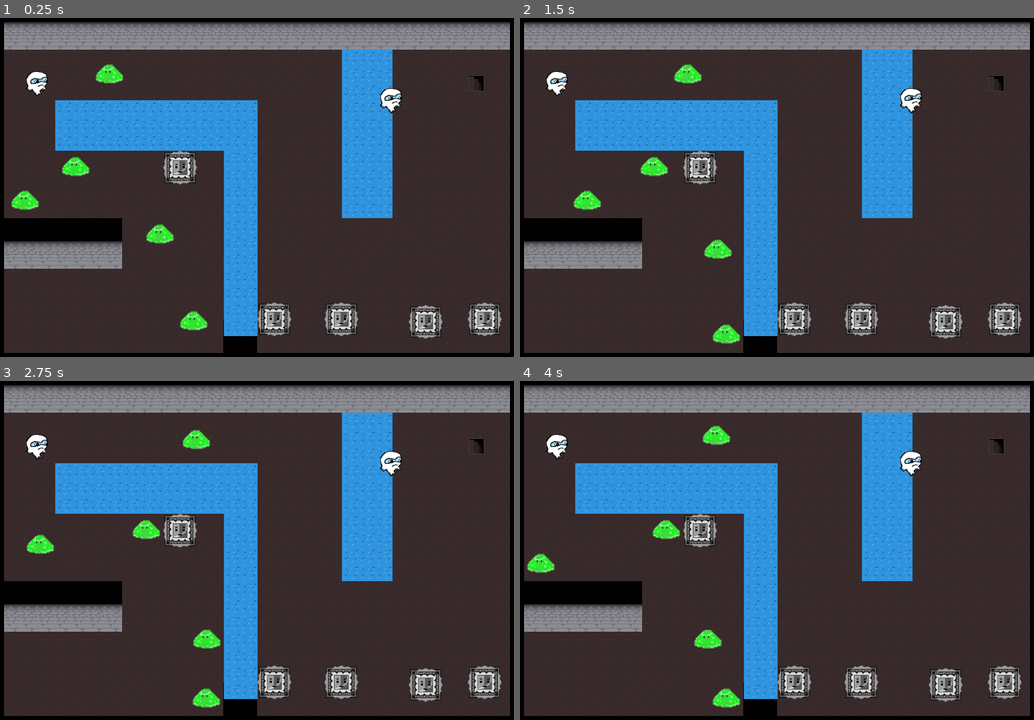
Above: before the commit, frames 1-4 (two rows, left to right).
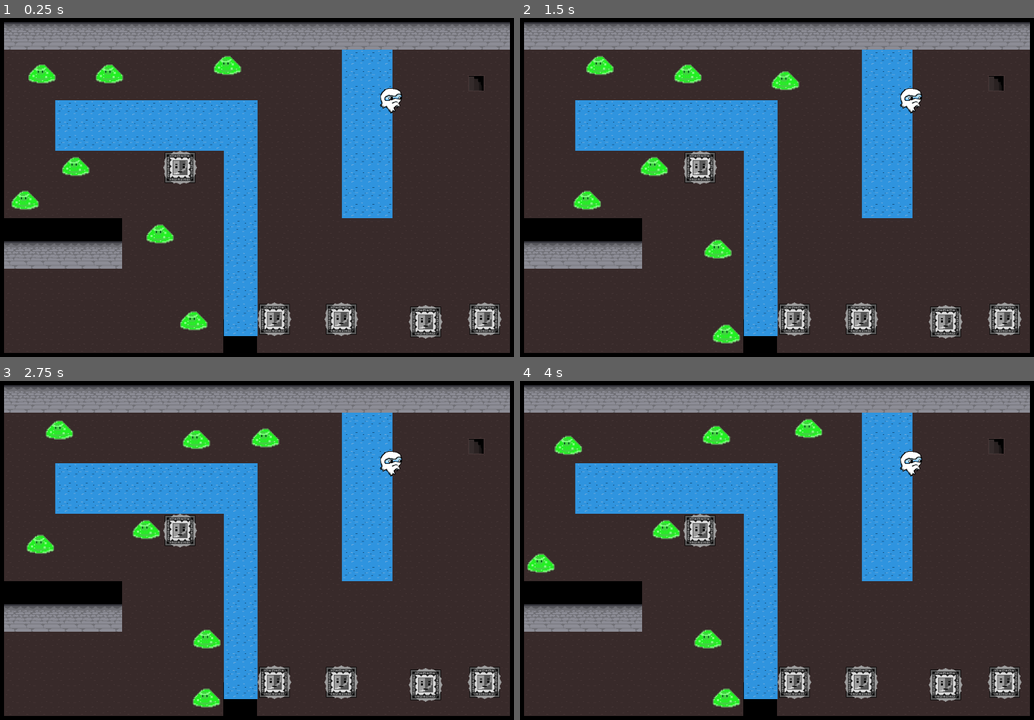
Above: after the commit, the same moments.

Repository: mfurtak/gmtk-game-jam-2019
Game: Godot game, scene res://Level9.tscn
Same seed, same stepped clock (60 frames per second), same inputs: the game is played once before the commit and once after it. This scene is started directly instead of the project's main scene. Sound files missing from this copy of the repository are replaced by a short silence.
Inputs:
- Up to frame 1 (0.25 s): no input
- Up to frame 2 (1.5 s): hold Right (ui_right) 0.53-1.28 s; tap Space (ui_select) at 0.77 s; hold Down (ui_down) from 1.28 s (still down)
- Up to frame 3 (2.75 s): tap Space (ui_select) at 1.52 s; release Down (ui_down) at 2.03 s; hold Right (ui_right) from 2.03 s (still down)
- Up to frame 4 (4 s): release Right (ui_right) at 2.78 s; hold Up (ui_up) 2.78-3.53 s; tap Space (ui_select) at 3.02, 3.77 s; hold Left (ui_left) from 3.53 s (still down)

The runs differ from the first frame. In frame 1, 0.6% of the frame differs, in the area x 4-47%, y 11-24%; in frame 2, 0.7%, in the area x 4-55%, y 11-24%; in frame 3, 0.7%; in frame 4, 0.6%.
Error in both runs: Invalid get index 'position' (on base: 'null instance'). (res://Ghostie.gd:30)

Commit message:
easy level 9

Diff:
--- a/gmtk-godot/Level9.tscn
+++ b/gmtk-godot/Level9.tscn
@@ -23,8 +23,8 @@
 [node name="Blob4" parent="Enemies" instance=ExtResource( 3 )]
 position = Vector2( 224, 112 )
 
-[node name="Ghostie" parent="Enemies" instance=ExtResource( 4 )]
-position = Vector2( 96, 128 )
+[node name="Blob7" parent="Enemies" instance=ExtResource( 3 )]
+position = Vector2( 96, 112 )
 
 [node name="Ghostie2" parent="Enemies" instance=ExtResource( 4 )]
 position = Vector2( 768, 160 )
@@ -34,6 +34,9 @@
 
 [node name="Blob2" parent="Enemies" instance=ExtResource( 3 )]
 position = Vector2( 160, 288 )
+
+[node name="Blob6" parent="Enemies" instance=ExtResource( 3 )]
+position = Vector2( 448, 96 )
 
 [node name="Blob3" parent="Enemies" instance=ExtResource( 3 )]
 position = Vector2( 320, 416 )
